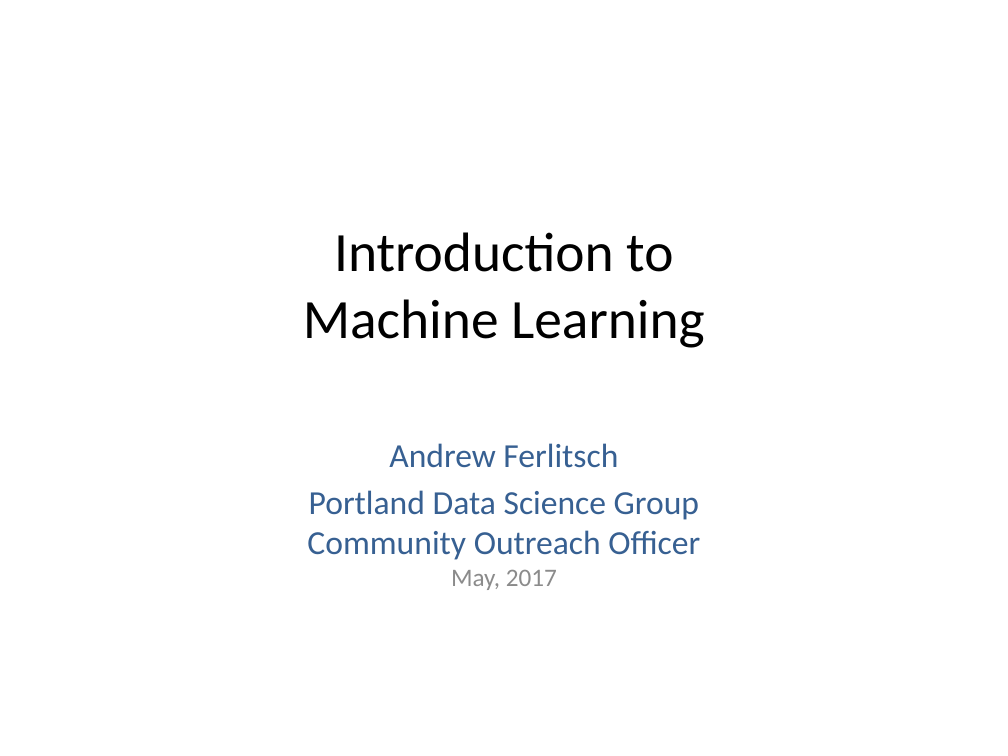
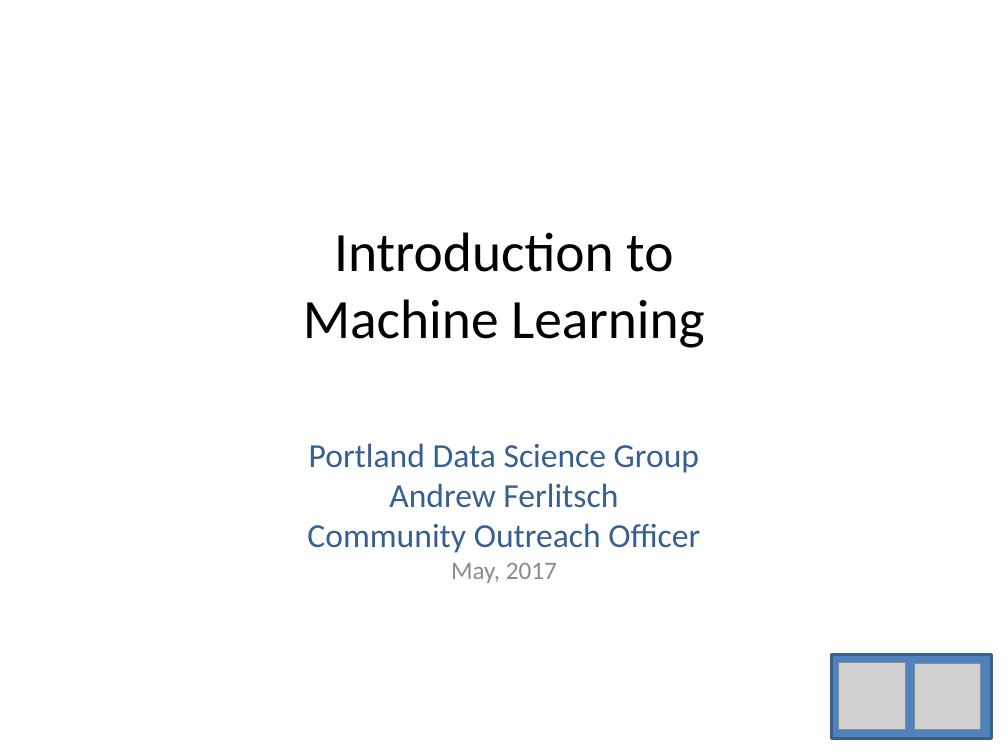
Before and after one commit to andrewferlitsch/Portland-Data-Science-Group, a slide deck: slide 1 of Presentations/ML Intro.pptx. Drawn at 1008x756 pixels with LibreOffice and Linux fonts; fonts in the diff are those of the drawing; grey boxes stand for pictures. Boxes give left, top, right and bottom in pixels: in the first picture for what was removed or moved away, otherwise in the second. Text is boxed around its words. In the diff, an @@ line names an element or a change of style, - is before the commit and + after.

```diff
--- a/Presentations/ML Intro.pptx
+++ b/Presentations/ML Intro.pptx
@@ subtitle at (307,443,700,583): text changed @@
-Andrew Ferlitsch
-Portland Data Science Group
-Community Outreach Officer
-May, 2017
+Portland Data Science Group
+Andrew Ferlitsch
+Community Outreach Officer
+May, 2017
@@ rectangle added at (832,654,991,738), fill #4F81BD, outline #3A5F8C 2 pt @@
@@ picture added at (839,662,906,730) @@
@@ picture added at (914,664,980,730) @@
```
Also in this commit, not shown: 1 other slide changed, 5 other files.
